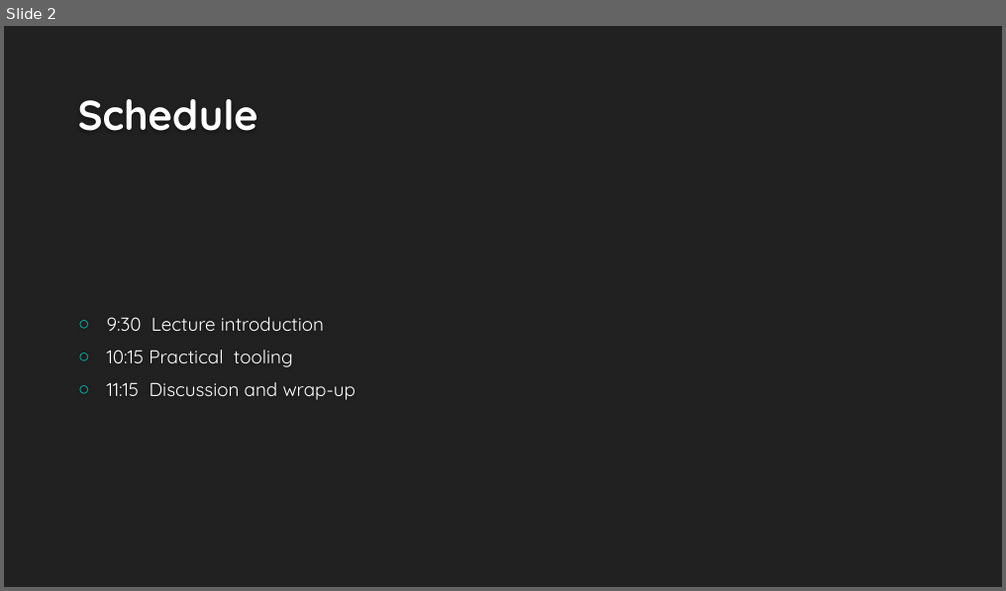
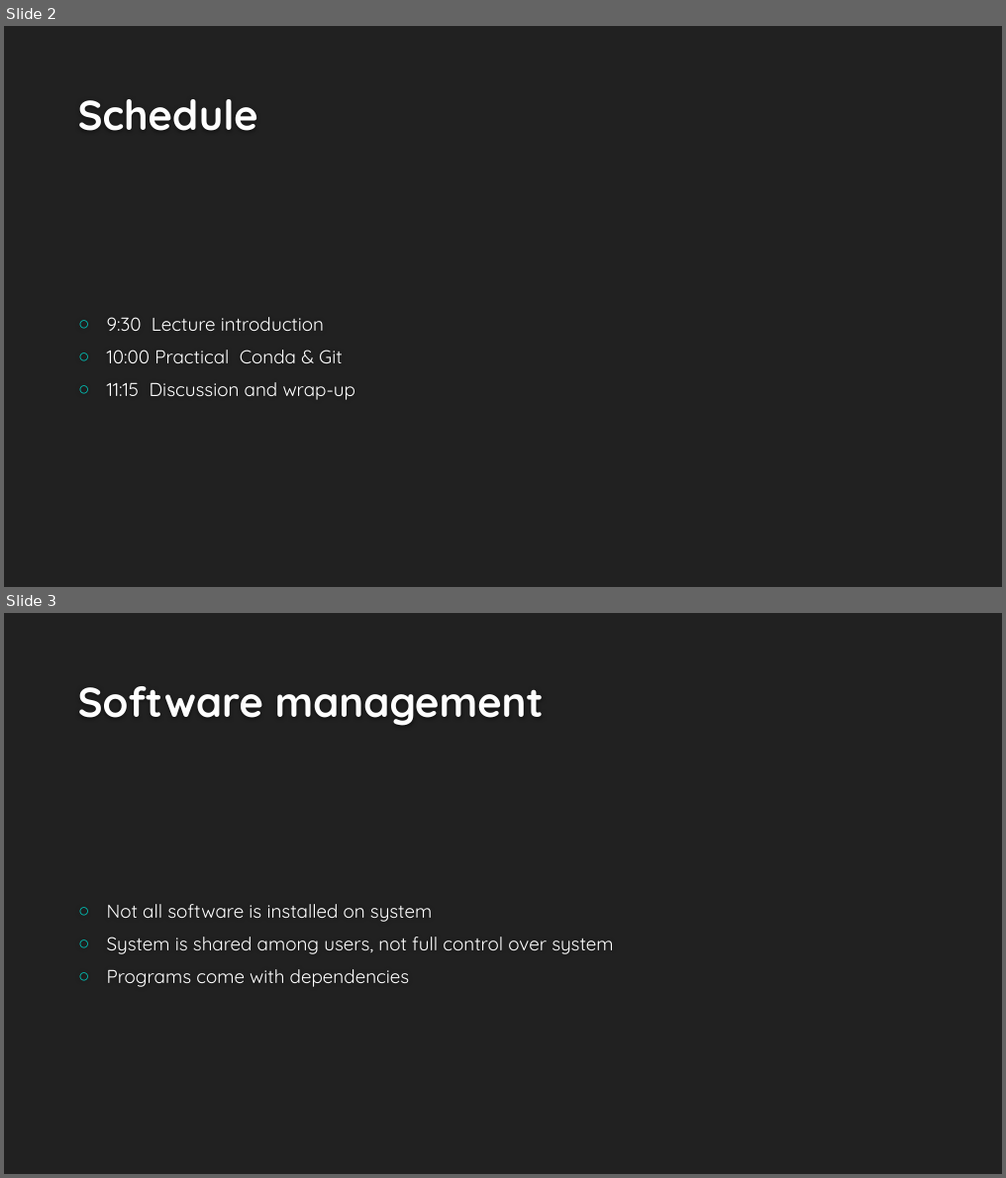
Before and after one commit to wdeleeuw/BBDA_git_course, a slide deck: GitConda.pptx. Shown one above the other, each under a label of ours: slide 2 before the commit, slides 2 and 3 after it. The pictures are 1006x591 and 1006x1178 pixels, drawn with LibreOffice and Linux fonts; fonts in the diff are those of the drawing; background and template pictures are left out. Boxes give left, top, right and bottom in pixels: in the first picture for what was removed or moved away, otherwise in the second. Text is boxed around its words. In the diff, an @@ line names an element or a change of style, - is before the commit and + after.

```diff
--- a/GitConda.pptx
+++ b/GitConda.pptx
@@ slide 3 added at [4, 613, 1002, 1174], background #212121 @@
@@ title added at [78, 686, 544, 726], 40 pt, text #FEFEFE, bold @@
+Software management
@@ text added at [107, 904, 613, 987], 18 pt, text #FFFFFF @@
+○ Not all software is installed on system
+○ System is shared among users, not full control over system
+○ Programs come with dependencies
@@ slide 2 changed as well @@
@@ text at [107, 350, 343, 364]: text changed @@
-○ 10:15 Practical tooling
+○ 10:00 Practical Conda & Git
```
Also in this commit, not shown: 4 other slides changed, 6 other slides added, 3 slides removed.
